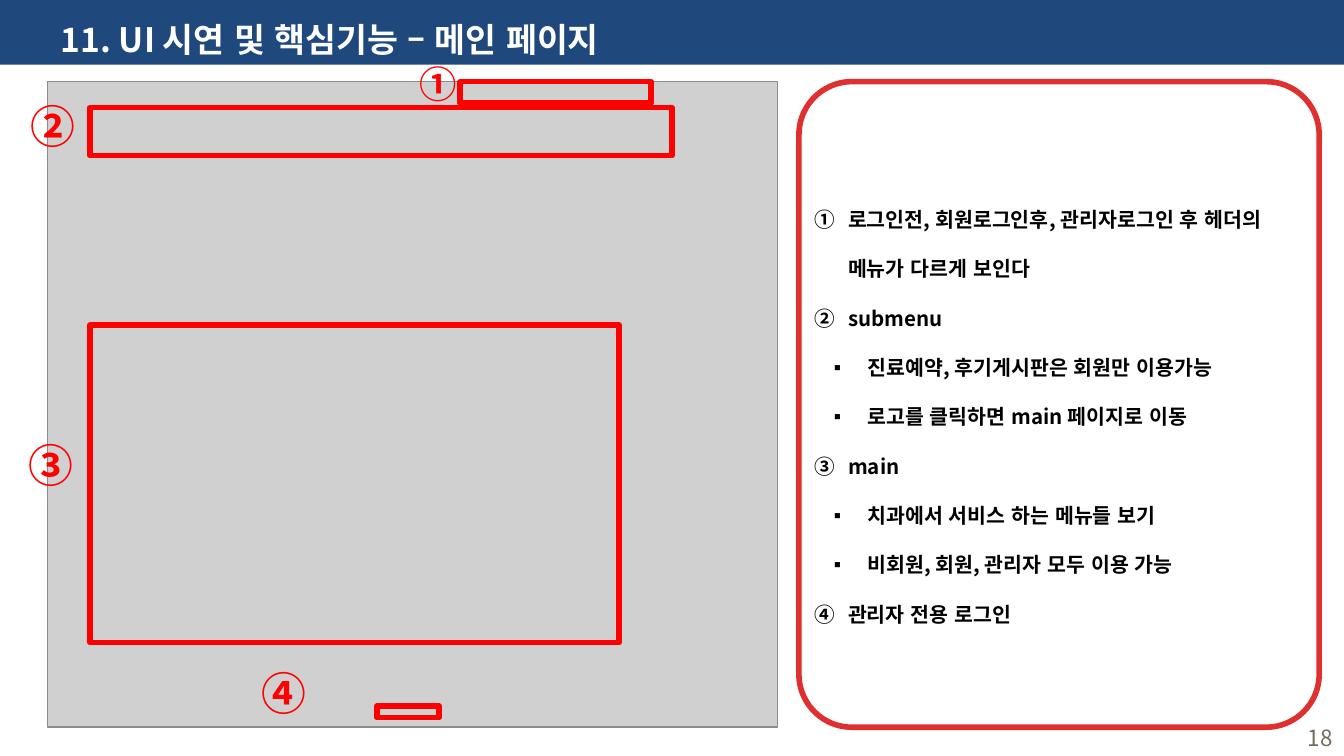
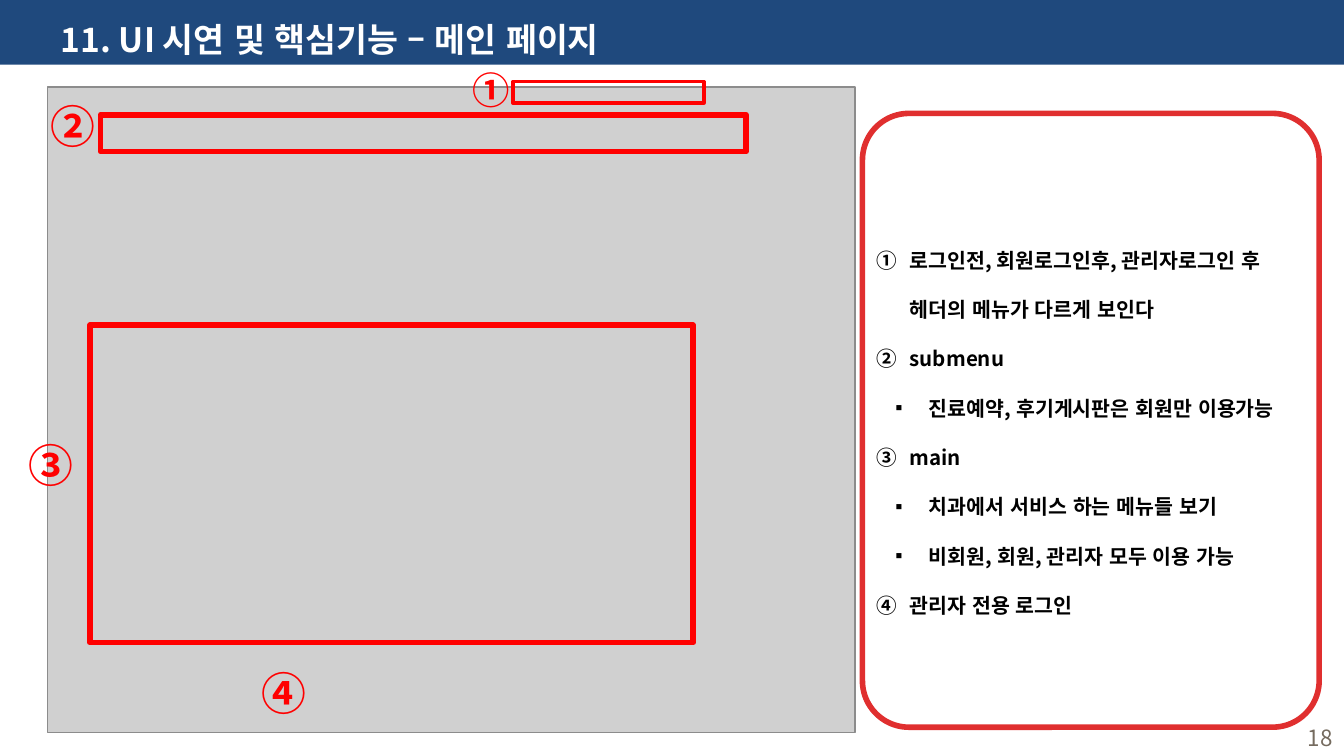
Before and after one commit to haryoung1/1st-dentalproject, a slide deck: slide 18 of 0317_치카치카치과.pptx. Drawn at 1344x756 pixels with LibreOffice and Linux fonts; fonts in the diff are those of the drawing; grey boxes stand for pictures. Boxes give left, top, right and bottom in pixels: in the first picture for what was removed or moved away, otherwise in the second. Text is boxed around its words. In the diff, an @@ line names an element or a change of style, - is before the commit and + after.

```diff
--- a/0317_치카치카치과.pptx
+++ b/0317_치카치카치과.pptx
@@ picture: place and size @@
-picture at (47,82,777,727)
+picture at (47,87,855,732)
@@ text "①": place and size @@
-text "①" at (419,60,456,108)
+text "①" at (472,66,509,114)
@@ rectangle: place and size @@
-rectangle at (461,82,652,103)
+rectangle at (513,82,704,103)
@@ rectangle at (513,82,704,103): outline #FF0000 3 pt to #FF0000 2 pt @@
@@ text "②" rewrapped from (31,98,76,155) to (50,105,95,147) @@
@@ rectangle: place and size @@
-rectangle at (90,108,672,156)
+rectangle at (101,114,746,151)
@@ rounded rectangle "로그인전, 회원로그인후, 관리자로그인 후 헤더의 ...": place and size @@
-rounded rectangle "로그인전, 회원로그인후, 관리자로그인 후 헤더의 ..." at (798,82,1318,727)
+rounded rectangle "로그인전, 회원로그인후, 관리자로그인 후 헤더의 ..." at (863,113,1320,727)
@@ rectangle: place and size @@
-rectangle at (90,325,620,642)
+rectangle at (90,325,694,642)
@@ text in rounded rectangle at (867,406,1187,426): paragraph removed @@
-  ▪ 로고를 클릭하면 main 페이지로 이동
@@ rectangle removed at (376,706,438,718) @@
```
Also in this commit, not shown: 6 other slides changed, 2 other files.
